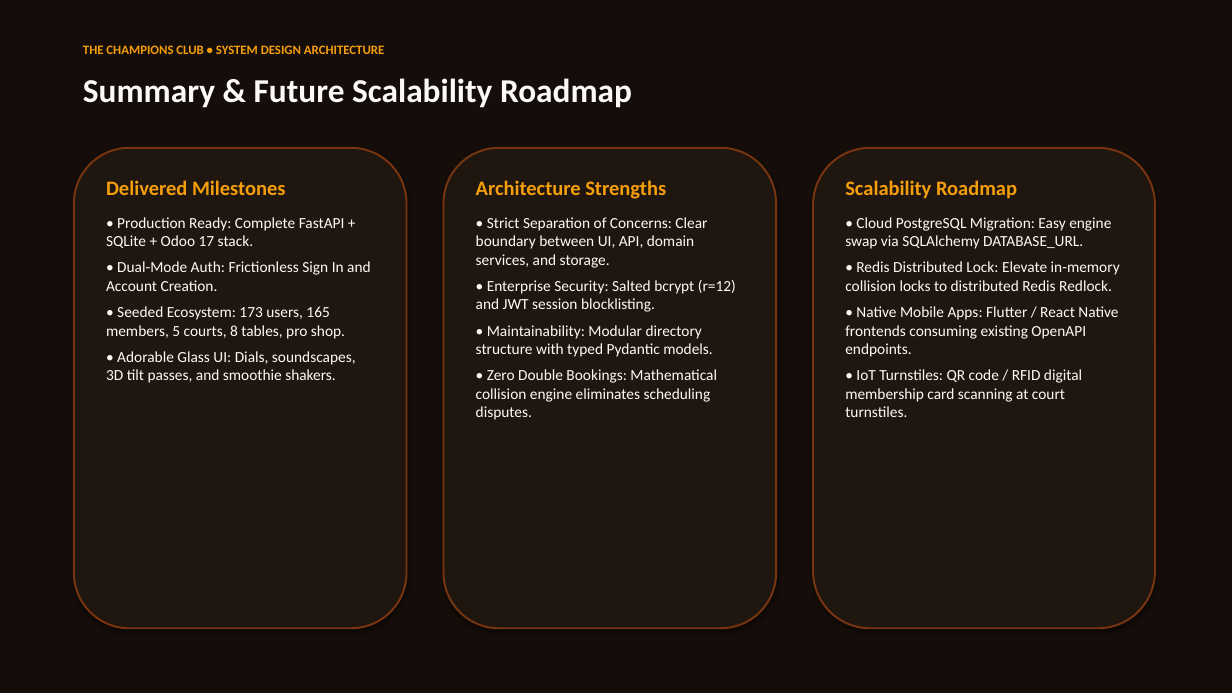
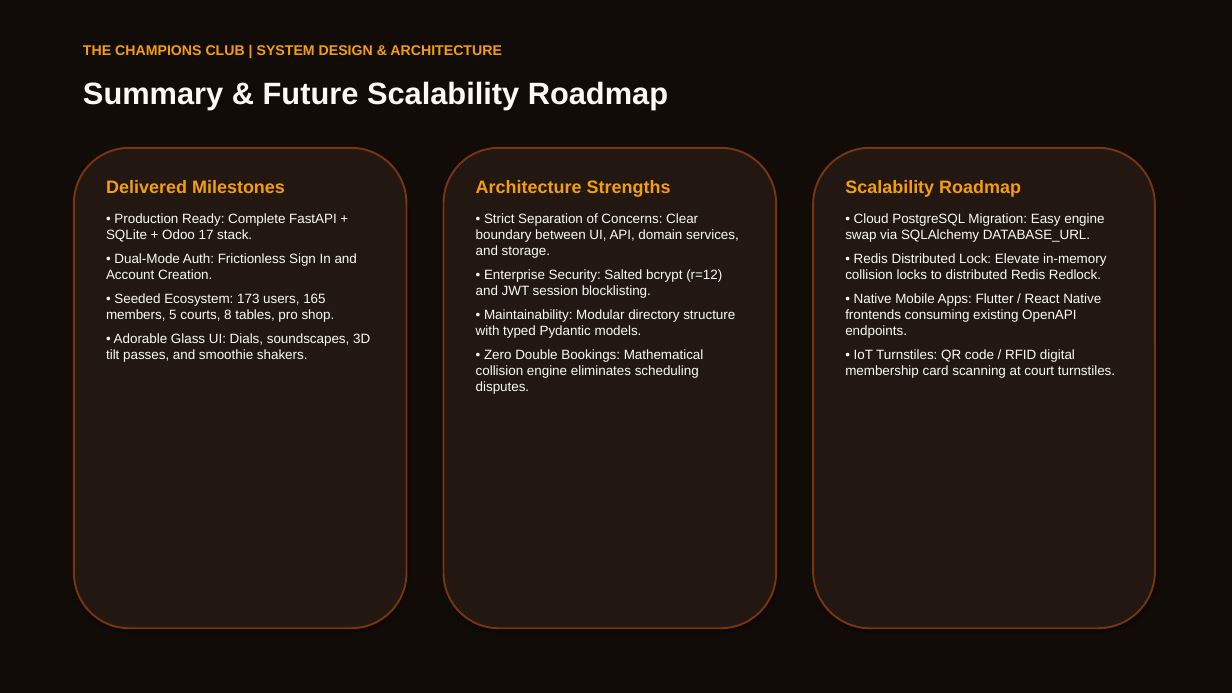
Before and after one commit to manas0306-ops/Sports-Club-Management, a slide deck: slide 12 of Champions_Club_System_Design.pptx. Drawn at 1232x693 pixels with LibreOffice and Linux fonts; fonts in the diff are those of the drawing. Boxes give left, top, right and bottom in pixels: in the first picture for what was removed or moved away, otherwise in the second. Text is boxed around its words. In the diff, an @@ line names an element or a change of style, - is before the commit and + after.

Commit message:
feat(presentation): deliver bulletproof system design PPTX and interactive warm ambient glassmorphic presentation viewer

```diff
--- a/Champions_Club_System_Design.pptx
+++ b/Champions_Club_System_Design.pptx
@@ background #140D09 to #FFFFFF @@
@@ rectangle added at [0, 0, 1232, 693], fill #120C08 @@
@@ text at [83, 45, 502, 55]: text changed; size 10 to 11 pt; font Calibri to Arial @@
-THE CHAMPIONS CLUB • SYSTEM DESIGN ARCHITECTURE
+THE CHAMPIONS CLUB | SYSTEM DESIGN & ARCHITECTURE
@@ text "Summary & Future Scalability Roadmap" at [83, 81, 668, 110]: size 26 to 24 pt, font Calibri to Arial @@
@@ fill #201610 to #221711 in 3 elements at [444, 148, 776, 628], [813, 148, 1155, 628], [74, 148, 407, 628] @@
@@ text "Delivered Milestones" at [106, 180, 370, 362]: size 16 to 14 pt in "Delivered Milestones"; font Calibri to Arial, size 12 to 10.5 pt @@
@@ text "Architecture Strengths" at [476, 180, 739, 394]: size 16 to 14 pt in "Architecture Strengths"; font Calibri to Arial, size 12 to 10.5 pt @@
@@ text "Scalability Roadmap" at [845, 180, 1115, 378]: size 16 to 14 pt in "Scalability Roadmap"; font Calibri to Arial, size 12 to 10.5 pt @@
```
Also in this commit, not shown: 11 other slides changed, 4 other files.
